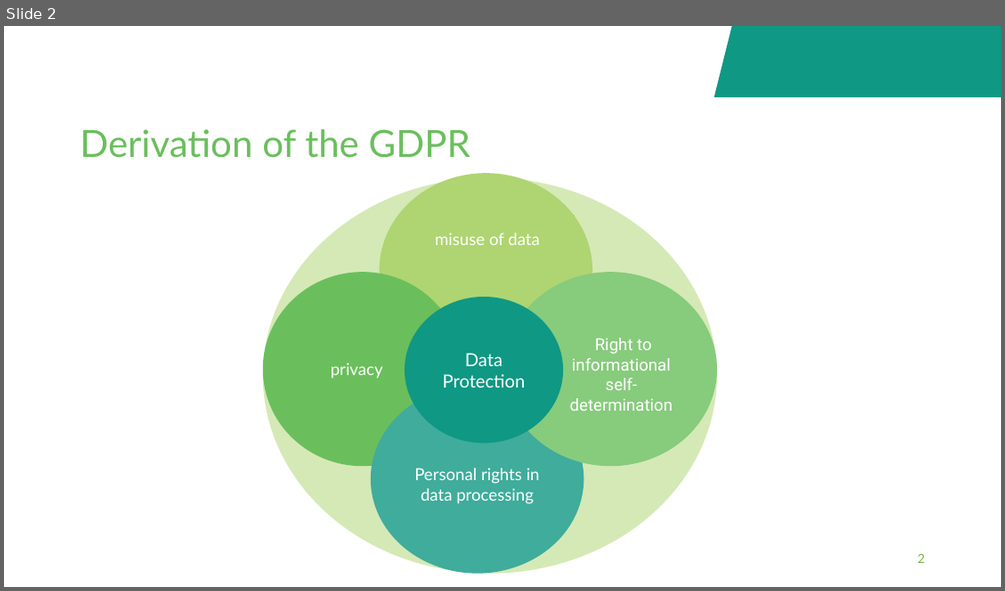
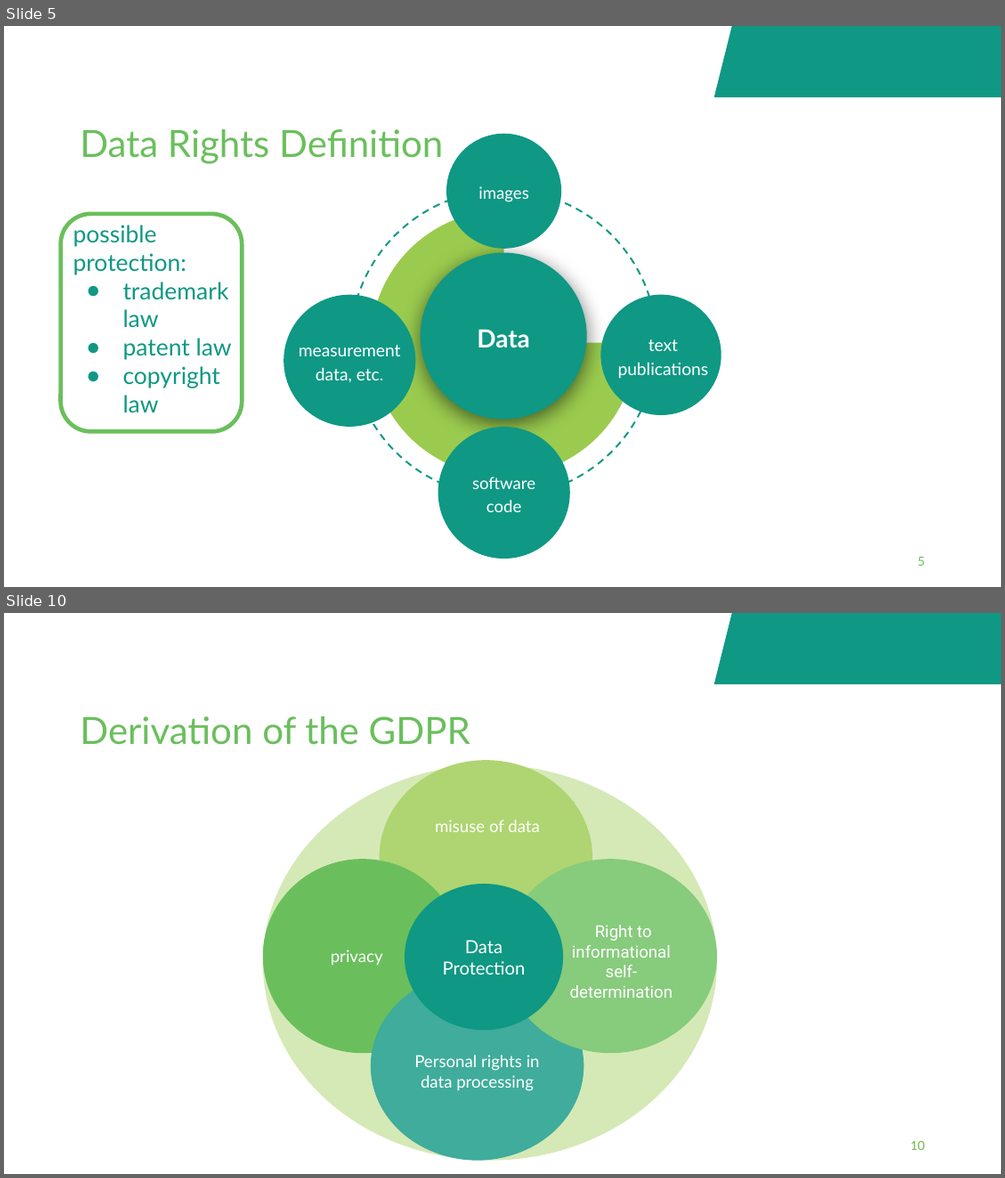
Before and after one commit to fairagro/FAIRagro_Modular-RDM-Training-Material, a slide deck: FAIRagro_Trainings_planned/2026-11_YSM_JKI/20261117-09-Responsible-Handling-20min-Bosse.odp. Shown one above the other, each under a label of ours: slide 2 before the commit, slides 5 and 10 after it; the slides between them are not shown. The pictures are 1005x591 and 1005x1178 pixels, drawn with LibreOffice and Linux fonts; fonts in the diff are those of the drawing; background and template pictures are left out. Boxes give left, top, right and bottom in pixels: in the first picture for what was removed or moved away, otherwise in the second. Text is boxed around its words. In the diff, an @@ line names an element or a change of style, - is before the commit and + after.

```diff
--- a/FAIRagro_Trainings_planned/2026-11_YSM_JKI/20261117-09-Responsible-Handling-20min-Bosse.odp
+++ b/FAIRagro_Trainings_planned/2026-11_YSM_JKI/20261117-09-Responsible-Handling-20min-Bosse.odp
@@ slide 5 added at [4, 26, 1001, 587], background #FFFFFF; not listed: 1 template element that a slide beside it also shows @@
@@ title added at [80, 129, 443, 164], 27 pt, text #6ABF5C @@
+Data Rights Definition
@@ ellipse added at [446, 134, 561, 248], fill #0F9884 @@
@@ ellipse added at [351, 191, 657, 497], outline #0F9884 1.28 pt dashed @@
@@ pie slice (boxed as its full ellipse) added at [371, 210, 636, 475], fill #9ACB4E @@
@@ text added at [478, 186, 528, 202], 12 pt, text #FFFFFF @@
+images
@@ rounded rectangle added at [61, 214, 243, 431], outline #6ABF5C 3 pt @@
@@ text added at [73, 224, 232, 413], 17 pt, text #0F9884 @@
+possible protection:
+● trademark law
+● patent law
+● copyright law
@@ ellipse added at [421, 252, 587, 418], fill #0F9884 @@
@@ ellipse added at [284, 294, 416, 426], fill #0F9884 @@
@@ ellipse added at [601, 294, 721, 415], fill #0F9884 @@
@@ text added at [299, 345, 401, 383], 12.4 pt, text #FFFFFF @@
+measurement data, etc.
@@ text added at [477, 329, 530, 348], 18 pt, text #FFFFFF, bold @@
+Data
@@ text added at [618, 339, 709, 378], 12.4 pt, text #FFFFFF @@
+text publications
@@ ellipse added at [437, 426, 569, 558], fill #0F9884 @@
@@ text added at [472, 476, 535, 512], 12 pt, text #FFFFFF @@
+software code
@@ page number added at [917, 556, 924, 565], 9 pt, text #6ABF5C @@
+5
@@ what was slide 2 is now slide 10 @@
@@ page number at [910, 1141, 924, 1150]: text changed @@
-2
+10
```
Also in this commit, not shown: 2 slides changed, 8 other slides added, 1 slide removed, 11 other files.
